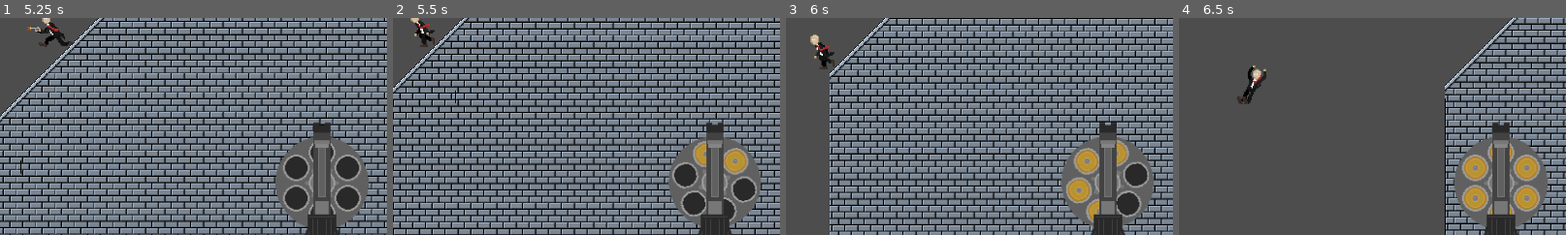
Above: before the commit, frames 1-4 (left to right).
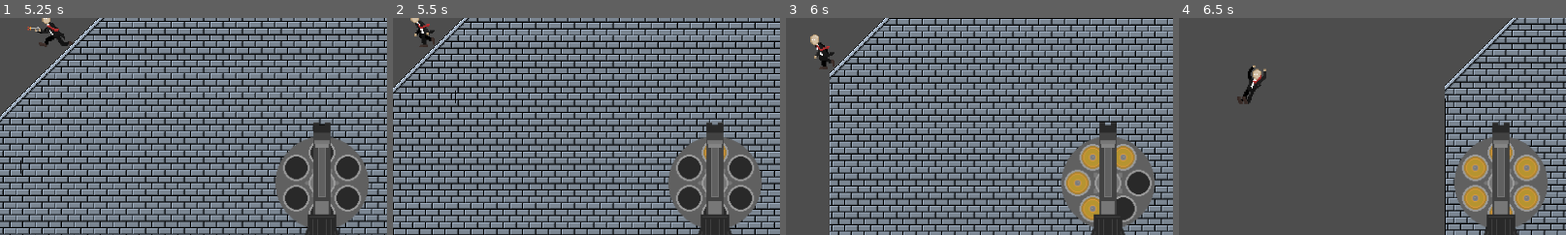
Above: after the commit, the same moments.

Repository: LiamQuinlan-Carleton/COMP1501FINAL
Game: Godot game, scene res://start_screen.tscn
Two runs of this game, one before a commit and one after it. Both use one fixed random seed, a clock stepped at 60 frames per second and the inputs below. The engine's default icon, where the game draws it, is replaced by a stand-in: a white triangle on a blue panel in a dark square.
Inputs (mouse positions are % of the whole screen's width and height, from its top left):
- Up to frame 1 (5.25 s): tap Space (Jump) at 0.5, 0.77, 1.52, 3.02, 3.77, 4.52 s; move the mouse to (72, 45) at 0.52 s; press the mouse at (72, 45) at 0.53 s; hold D (Right) 0.53-2.03 s; move the mouse to (30, 55) at 1.27 s; release the mouse at (30, 55) at 1.28 s; click (30, 55) at 1.35 s; move the mouse to (60, 28) at 2.02 s; hold A (Left) 2.03-2.78 s; hold Right mouse button (Right Click) 2.03-2.78 s; click (60, 28) at 2.3 s; move the mouse to (45, 70) at 2.77 s; hold D (Right) 2.78-4.28 s; tap Shift (Shift) at 2.85 s; click (45, 70) at 3.05 s; move the mouse to (80, 65) at 3.52 s; hold S (crouch) 3.53-4.28 s; click (80, 65) at 3.8 s; move the mouse to (20, 35) at 4.27 s; hold A (Left) 4.28-5.03 s; click (20, 35) at 4.35 s; move the mouse to (55, 50) at 5.02 s; press the mouse at (55, 50) at 5.03 s; hold D (Right) from 5.03 s (still down)
- Up to frame 2 (5.5 s): keep holding D (Right)
- Up to frame 3 (6 s): move the mouse to (35, 25) at 5.77 s; release D (Right) at 5.78 s; release the mouse at (35, 25) at 5.78 s; hold A (Left) from 5.78 s (still down); right-click (35, 25) at 5.85 s
- Up to frame 4 (6.5 s): keep holding A (Left); tap Space (Jump) at 6.02 s; click (35, 25) at 6.05 s
The pictures show only the part of the screen within x 50-100%, y 50-100%; the shares and areas given below are measured in that part.

Frame 1 is identical in both runs. In frame 2, 3.3% of the frame differs, in the area x 71-96%, y 55-97%; in frame 3, 3.1%; in frame 4, nothing differs.

Commit message:
Shoot anim fix

Diff:
--- a/player.gd
+++ b/player.gd
@@ -365,8 +365,9 @@
 					animation.play("Jump Shoot Left")
 					animation.frame = current_frame + 1
 			ammo.play("Shoot")
-			await get_tree().create_timer(0.199).timeout
+			await get_tree().create_timer(0.2).timeout
 			ammo.pause()
+			ammo.frame = 24 - current_ammo * 4
 			if current_ammo == 0:
 				ammo.play("Reload")
 				await get_tree().create_timer(1.51).timeout
